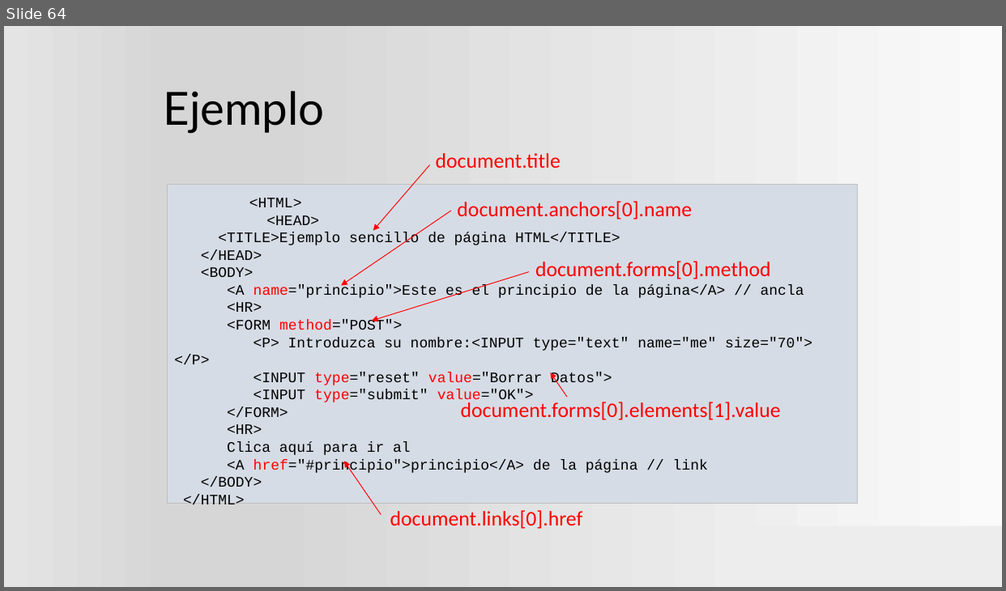
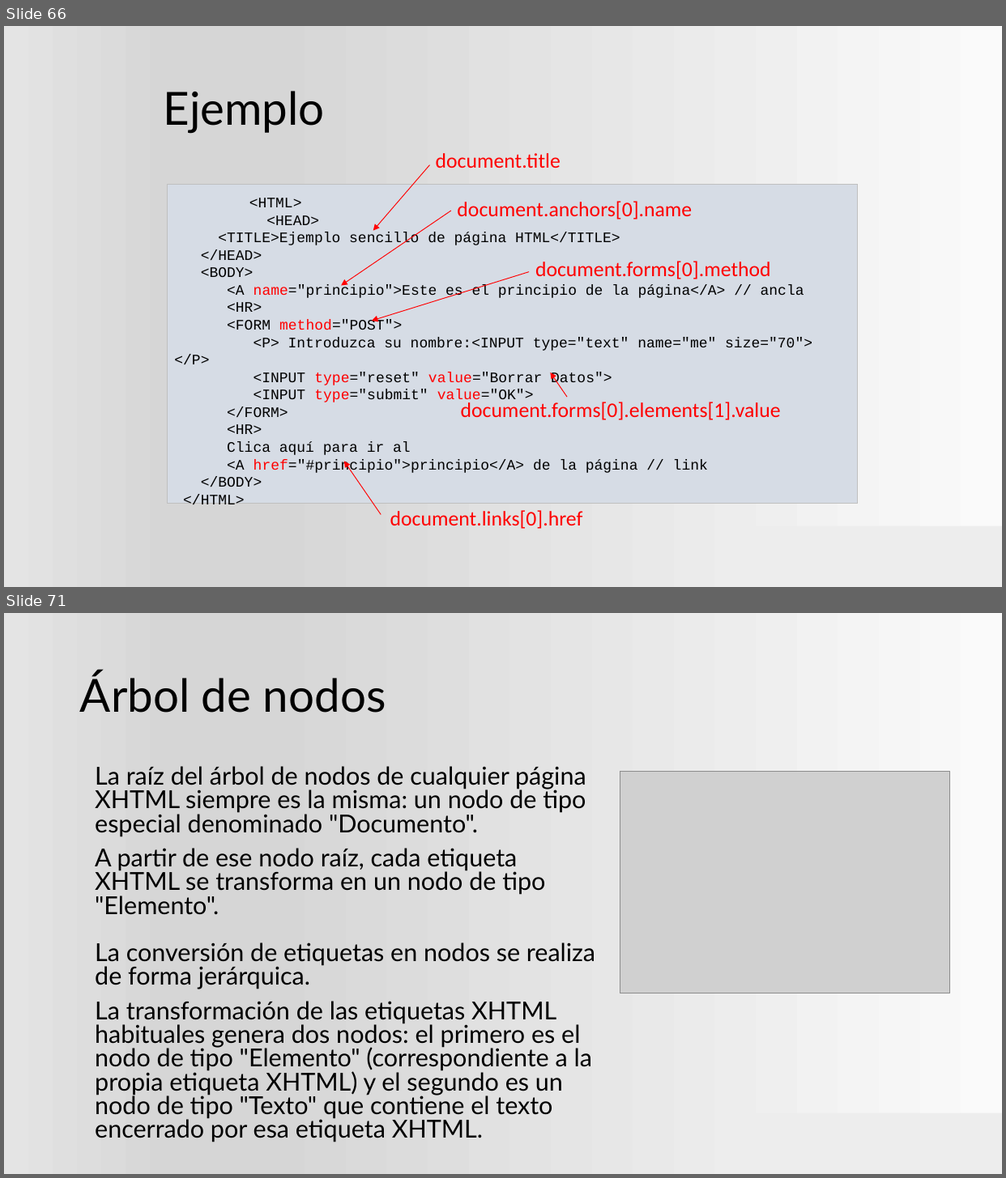
Before and after one commit to ProfVillegas/DAW, a slide deck: Plantilla.pptx. Shown one above the other, each under a label of ours: slide 64 before the commit, slides 66 and 71 after it; the slides between them are not shown. The pictures are 1006x591 and 1006x1178 pixels, drawn with LibreOffice and Linux fonts; fonts in the diff are those of the drawing; grey boxes stand for pictures; background and template pictures are left out. Boxes give left, top, right and bottom in pixels: in the first picture for what was removed or moved away, otherwise in the second. Text is boxed around its words. In the diff, an @@ line names an element or a change of style, - is before the commit and + after.

```diff
--- a/Plantilla.pptx
+++ b/Plantilla.pptx
@@ slide 71 added at box(4, 613, 1002, 1174), background gradient #FAFAFA to #D7D7D7 to #E4E4E4; not listed: 1 template element that a slide beside it also shows @@
@@ title added at box(80, 671, 386, 713), 44 pt, text #000000 @@
+Árbol de nodos
@@ text added at box(95, 766, 595, 1143), 23.8 pt, text #000000 @@
+La raíz del árbol de nodos de cualquier página XHTML siempre es la misma: un nodo de tipo especial denominado "Documento".
+A partir de ese nodo raíz, cada etiqueta XHTML se transforma en un nodo de tipo "Elemento".
+La conversión de etiquetas en nodos se realiza de forma jerárquica.
+La transformación de las etiquetas XHTML habituales genera dos nodos: el primero es el nodo de tipo "Elemento" (correspondiente a la propia etiqueta XHTML) y el segundo es un nodo de tipo "Texto" que contiene el texto encerrado por esa etiqueta XHTML.
@@ picture added at box(620, 772, 949, 994) @@
@@ what was slide 64 is now slide 66 @@
```
Also in this commit, not shown: 10 slides changed, 33 other slides added, 4 slides removed.
